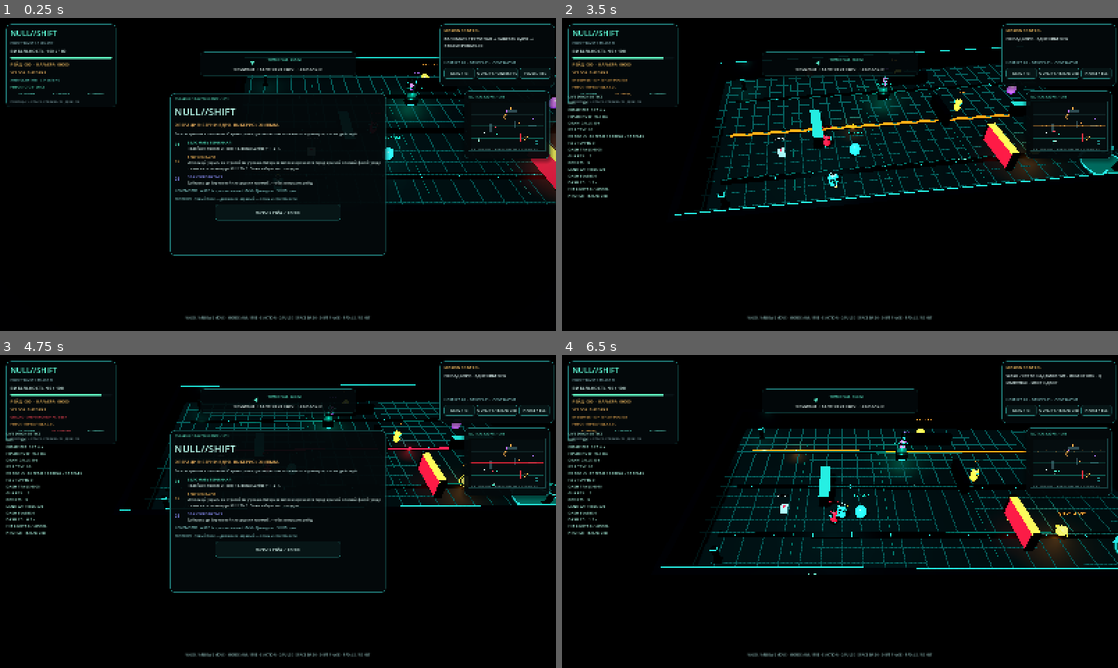
Above: before the commit, frames 1-4 (two rows, left to right).
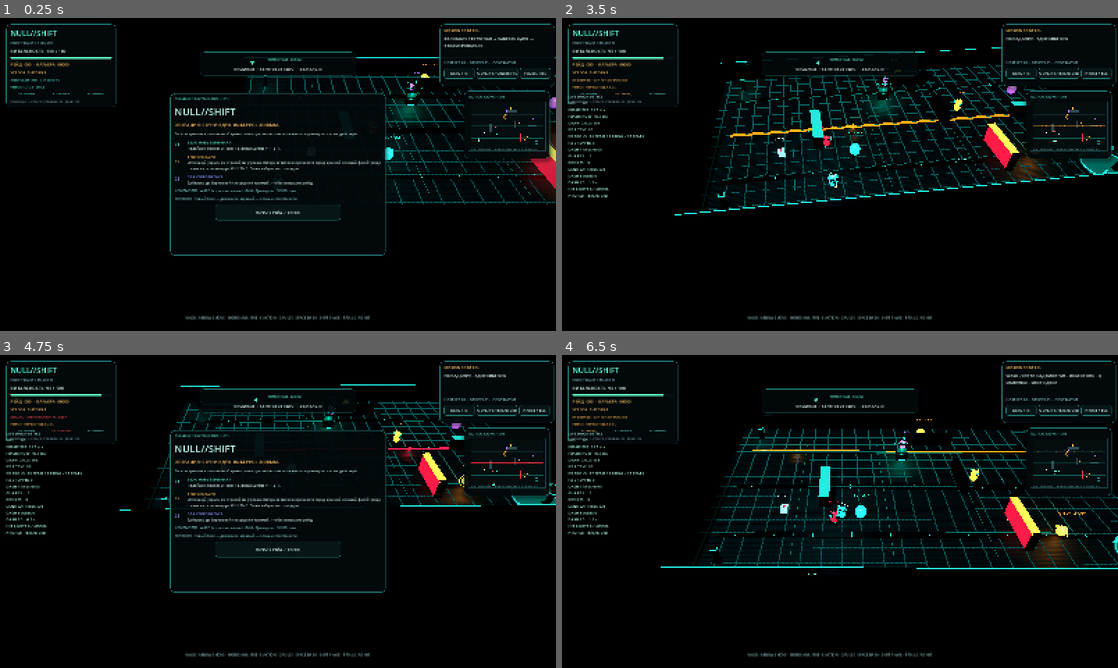
Above: after the commit, the same moments.

Repository: HADJAL001/osgard-world
Game: Godot game, scene res://scenes/main.tscn
Two runs of this game, one before a commit and one after it. Both use one fixed random seed, a clock stepped at 60 frames per second and the inputs below.
Inputs (mouse positions are in pixels of both pictures, inside the frame that each line leads up to):
- Up to frame 1 (0.25 s): no input
- Up to frame 2 (3.5 s): click "НАЧАТЬ РЕЙД / ENTER" at 0.5 s; click "DIAG / F3" at 1.25 s; click "QUALITY / CINEMATIC" at 2 s; tap Enter at 2.75, 2.85 s; move the mouse to (962, 158) at 2.77 s; hold Right from 2.78 s (still down); click (962, 158) at 2.92 s; tap Space at 3.02 s
- Up to frame 3 (4.75 s): move the mouse to (166, 527) at 3.52 s; release Right at 3.53 s; hold Down 3.53-4.28 s; tap Keypad Enter at 3.6 s; tap Space at 3.77 s; move the mouse to (333, 442) at 4.27 s; hold Right from 4.28 s (still down); tap H at 4.35 s
- Up to frame 4 (6.5 s): release Right at 5 s; click "НАЧАТЬ РЕЙД / ENTER" at 5 s; move the mouse to (812, 574) at 5.77 s; hold Up from 5.78 s (still down); tap E at 5.85 s; click (812, 574) at 5.92 s; tap Space at 6.02 s

The runs differ from the first frame. In frame 1, less than 0.1% of the frame differs, in the area x 72-75%, y 25-32%; in frame 2, less than 0.1%; in frame 3, less than 0.1%; in frame 4, less than 0.1%, in the area x 41-90%, y 31-68%.

Commit message:
Add procedural PBR surface detail to Godot NULL SHIFT

Diff:
--- a/godot/null-shift/scripts/main.gd
+++ b/godot/null-shift/scripts/main.gd
@@ -51,6 +51,10 @@
 var mobile_controls_visible := false
 var mobile_actions: Dictionary = {"up": false, "down": false, "left": false, "right": false}
 var materials: Dictionary = {}
+var surface_albedo_texture: Texture2D
+var surface_normal_texture: Texture2D
+var surface_roughness_texture: Texture2D
+var surface_texture_size := 128
 var guards: Array[Dictionary] = []
 var devices: Array[Dictionary] = []
 var phase_lanes: Array[Dictionary] = []
@@ -238,6 +242,7 @@
 	_load_career()
 	_resolve_shared_challenge()
 	_create_materials()
+	_create_procedural_surface_textures()
 	_create_lighting()
 	_create_impact_light_pool()
 	_create_arena()
@@ -571,6 +576,69 @@
 	materials["objective_exit"] = _material(Color(0.42, 1.0, 0.78), Color(0.16, 1.0, 0.62), 1.55, 0.28, 0.22)
 	materials["grid"] = _material(Color(0.09, 0.31, 0.3, 0.4), Color(0.035, 0.25, 0.24), 0.38, 0.0, 1.0)
 	materials["telegraph"] = _material(Color(1.0, 0.13, 0.2, 0.8), Color(1.0, 0.035, 0.08), 1.8, 0.0, 1.0)
+
+func _create_procedural_surface_textures() -> void:
+	# Generate one seamless surface set in memory: no downloads, binary art assets, or per-frame allocations.
+	var size: int = surface_texture_size
+	var height_image := Image.create(size, size, false, Image.FORMAT_RGBA8)
+	var albedo_image := Image.create(size, size, false, Image.FORMAT_RGBA8)
+	var roughness_image := Image.create(size, size, false, Image.FORMAT_RGBA8)
+	var heights := PackedFloat32Array()
+	heights.resize(size * size)
+	for y in range(size):
+		var v: float = float(y) / float(size)
+		for x in range(size):
+			var u: float = float(x) / float(size)
+			# Integer-frequency waves are periodic at both borders to avoid obvious seams when tiled.
+			var warp: float = sin(TAU * 3.0 * u + sin(TAU * 2.0 * v) * 0.12)
+			var brushed: float = sin(TAU * (23.0 * v + warp * 0.018))
+			var fine_grain: float = sin(TAU * (17.0 * u + 29.0 * v)) * 0.55 + sin(TAU * (41.0 * u - 13.0 * v)) * 0.22
+			var index: int = y * size + x
+			var height_value: float = clampf(0.5 + brushed * 0.075 + fine_grain * 0.018, 0.0, 1.0)
+			heights[index] = height_value
+			var albedo_value: float = clampf(0.91 + brushed * 0.035 + fine_grain * 0.018, 0.80, 0.99)
+			var rough_value: float = clampf(0.72 + absf(brushed) * 0.15 + absf(fine_grain) * 0.06, 0.50, 0.96)
+			albedo_image.set_pixel(x, y, Color(albedo_value, albedo_value, albedo_value, 1.0))
+			roughness_image.set_pixel(x, y, Color(rough_value, rough_value, rough_value, 1.0))
+	for y in range(size):
+		var up_y: int = posmod(y - 1, size)
+		var down_y: int = posmod(y + 1, size)
+		for x in range(size):
+			var left_x: int = posmod(x - 1, size)
+			var right_x: int = posmod(x + 1, size)
+			var left_h: float = heights[y * size + left_x]
+			var right_h: float = heights[y * size + right_x]
+			var up_h: float = heights[up_y * size + x]
+			var down_h: float = heights[down_y * size + x]
+			var tangent_normal := Vector3((left_h - right_h) * 5.8, (up_h - down_h) * 5.8, 1.0).normalized()
+			height_image.set_pixel(
+				x,
+				y,
+				Color(tangent_normal.x * 0.5 + 0.5, tangent_normal.y * 0.5 + 0.5, tangent_normal.z * 0.5 + 0.5, 1.0)
+			)
+	surface_albedo_texture = ImageTexture.create_from_image(albedo_image)
+	surface_normal_texture = ImageTexture.create_from_image(height_image)
+	surface_roughness_texture = ImageTexture.create_from_image(roughness_image)
+	_apply_procedural_surface_materials()
+
+func _apply_procedural_surface_materials() -> void:
+	# Reuse one compact texture set across materials; change tiling and normal strength by surface.
+	var surface_settings: Array[Dictionary] = [
+		{"name": "floor", "uv": Vector3(10.0, 10.0, 1.0), "normal": 0.22},
+		{"name": "wall", "uv": Vector3(4.0, 4.0, 1.0), "normal": 0.16},
+		{"name": "wall_trim", "uv": Vector3(2.5, 2.5, 1.0), "normal": 0.10}
+	]
+	for setting in surface_settings:
+		var surface_material: StandardMaterial3D = materials.get(str(setting["name"])) as StandardMaterial3D
+		if not is_instance_valid(surface_material):
+			continue
+		surface_material.albedo_texture = surface_albedo_texture
+		surface_material.uv1_scale = setting["uv"]
+		surface_material.normal_texture = surface_normal_texture
+		surface_material.normal_scale = float(setting["normal"])
+		surface_material.normal_enabled = true
+		surface_material.roughness_texture = surface_roughness_texture
+
 
 func _material(albedo: Color, emission: Color, energy: float, metal: float, rough: float) -> StandardMaterial3D:
 	var mat := StandardMaterial3D.new()
@@ -2488,6 +2556,7 @@
 		adaptive_quality_degraded = false
 		adaptive_slow_windows = 0
 		adaptive_fast_windows = 0
+	_apply_surface_detail_quality()
 	var cinematic_effects: bool = cinematic_quality and not adaptive_quality_degraded
 	var balanced_effects: bool = not performance_quality and not adaptive_quality_degraded
 	if is_instance_valid(world_environment) and is_instance_valid(world_environment.environment):
@@ -2520,6 +2589,18 @@
 	_update_reduced_motion_ui()
 	if is_instance_valid(sound_button):
 		sound_button.text = "ЗВУК / ВКЛ" if sound_enabled else "ЗВУК / ВЫКЛ"
+
+
+func _apply_surface_detail_quality() -> void:
+	# Albedo remains on in all profiles; normal and roughness maps scale with the GPU budget.
+	var use_detail_maps: bool = not performance_quality and not adaptive_quality_degraded
+	for material_name in ["floor", "wall", "wall_trim"]:
+		var surface_material: StandardMaterial3D = materials.get(material_name) as StandardMaterial3D
+		if not is_instance_valid(surface_material):
+			continue
+		surface_material.normal_enabled = use_detail_maps
+		surface_material.normal_texture = surface_normal_texture if use_detail_maps else null
+		surface_material.roughness_texture = surface_roughness_texture if use_detail_maps else null
 
 
 func _update_adaptive_quality() -> void:
--- a/godot/null-shift/tests/runtime_smoke.gd
+++ b/godot/null-shift/tests/runtime_smoke.gd
@@ -22,6 +22,32 @@
 	await process_frame
 	print("RUNTIME_STAGE: scene ready")
 	if not _expect(game.get_script() != null, "main scene script must load without GDScript parse errors"):
+		return
+	print("RUNTIME_STAGE: generated PBR surface texture set")
+	var floor_surface: StandardMaterial3D = game.materials.get("floor") as StandardMaterial3D
+	var wall_surface: StandardMaterial3D = game.materials.get("wall") as StandardMaterial3D
+	var trim_surface: StandardMaterial3D = game.materials.get("wall_trim") as StandardMaterial3D
+	if not _expect(is_instance_valid(floor_surface) and is_instance_valid(wall_surface) and is_instance_valid(trim_surface), "floor, bulkhead and metal trim must keep their shared surface materials"):
+		return
+	if not _expect(is_instance_valid(floor_surface.albedo_texture) and is_instance_valid(floor_surface.normal_texture) and is_instance_valid(floor_surface.roughness_texture), "floor must use generated albedo, normal and roughness textures"):
+		return
+	if not _expect(floor_surface.albedo_texture.get_width() == 128 and floor_surface.normal_texture.get_height() == 128 and floor_surface.roughness_texture.get_width() == 128, "generated PBR maps must be compact 128px textures"):
+		return
+	var albedo_image: Image = floor_surface.albedo_texture.get_image()
+	var roughness_image: Image = floor_surface.roughness_texture.get_image()
+	if not _expect(albedo_image.get_pixel(0, 0).r != albedo_image.get_pixel(32, 47).r and roughness_image.get_pixel(4, 11).r != roughness_image.get_pixel(96, 83).r, "procedural albedo and roughness maps must contain actual spatial variation"):
+		return
+	var saved_performance_quality: bool = game.performance_quality
+	var saved_degraded_quality: bool = game.adaptive_quality_degraded
+	game.performance_quality = true
+	game.adaptive_quality_degraded = false
+	game._apply_quality_mode()
+	if not _expect(not floor_surface.normal_enabled and floor_surface.normal_texture == null and floor_surface.roughness_texture == null, "Performance profile must disable expensive surface maps"):
+		return
+	game.performance_quality = saved_performance_quality
+	game.adaptive_quality_degraded = saved_degraded_quality
+	game._apply_quality_mode()
+	if not _expect(floor_surface.normal_enabled == (not game.performance_quality and not game.adaptive_quality_degraded), "restoring graphics profile must restore its surface-map policy"):
 		return
 	print("RUNTIME_STAGE: premium layered operator and guard armour")
 	var operator_chest: MeshInstance3D = game.operator_rig.find_child("OperatorChestShell", true, false) as MeshInstance3D
Not shown, changed: godot/null-shift/README.md
Not shown, changed: scripts/null-shift-godot-smoke.mjs
